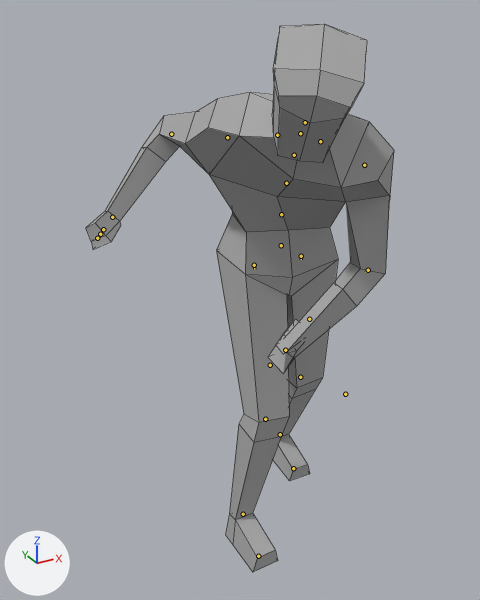
Renders of the FBX model Art/Character/Player/Animations/FBX/Player_SwingLAnim02.FBX from each side of a commit.
The view is the same before and after, from a camera (50 mm lens) standing at (-10.06, -15.74, 16.46) and looking at (-1.88, -0.88, 9.02). Arrows for +X, +Y and +Z are at lower left; the lights stay in place. Both versions are drawn at frame 45 of the action 'Take 001'; the numbers are the values there. The bones that bend it are drawn over the model as lines. Mesh edges are drawn as thin lines.

Names of what the first picture shows: 'player'.
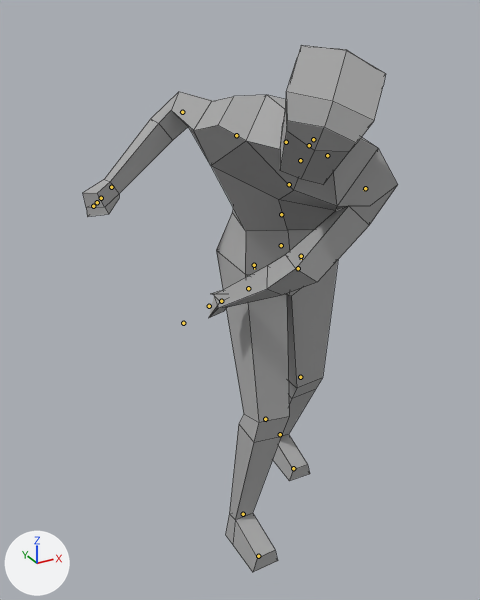
Changed parts and their boxes [x1, y1, x2, y2] in the pictures (480 x 600 px):
'player', posed
    before: [86, 24, 394, 572]
    after: [83, 45, 398, 572]
bone 'mixamorig:Spine', root to tip
    before: (281, 214) to (281, 213)
    after: (281, 214) to (282, 213)
bone 'mixamorig:Spine1', root to tip
    before: (286, 183) to (286, 182)
    after: (289, 184) to (289, 184)
bone 'mixamorig:Spine2', root to tip
    before: (294, 155) to (294, 154)
    after: (300, 160) to (301, 160)
bone 'mixamorig:LeftShoulder', root to tip
    before: (320, 141) to (321, 142)
    after: (327, 155) to (328, 156)
bone 'mixamorig:LeftArm', root to tip
    before: (364, 165) to (365, 167)
    after: (365, 188) to (363, 190)
bone 'mixamorig:LeftForeArm', root to tip
    before: (368, 270) to (365, 272)
    after: (298, 268) to (296, 269)
bone 'mixamorig:RightArm', root to tip
    before: (227, 137) to (225, 137)
    after: (236, 135) to (235, 135)
bone 'mixamorig:RightForeArm', root to tip
    before: (171, 134) to (170, 136)
    after: (182, 112) to (180, 113)

The change in detail:
Bone 'mixamorig:Spine' (bone_mixamorig_spine) turns from (25, -26, -5) to (30, -26, -10) degrees about its own x, y and z.
Bone 'mixamorig:Spine1' (bone_mixamorig_spine1) turns from (21, -23, -9) to (24, -24, -13) degrees about its own x, y and z.
Bone 'mixamorig:Spine2' (bone_mixamorig_spine2) turns from (17, 18, 1) to (19, 15, 2) degrees about its own x, y and z.
Bone 'mixamorig:LeftShoulder' (bone_mixamorig_leftshoulder) turns from (-22, 29, 6) to (-22, 29, 12) degrees about its own x, y and z.
Bone 'mixamorig:LeftArm' (bone_mixamorig_leftarm) turns from (-33, -26, 95) to (-13, 35, 98) degrees about its own x, y and z.
Bone 'mixamorig:LeftForeArm' (bone_mixamorig_leftforearm) turns from (46, -32, -14) to (46, -18, -16) degrees about its own x, y and z.
Bone 'mixamorig:RightArm' (bone_mixamorig_rightarm) turns from (-19, -9, 44) to (-22, -4, 43) degrees about its own x, y and z.
Bone 'mixamorig:RightForeArm' (bone_mixamorig_rightforearm) turns from (-18, 5, -96) to (-15, -6, -97) degrees about its own x, y and z.
